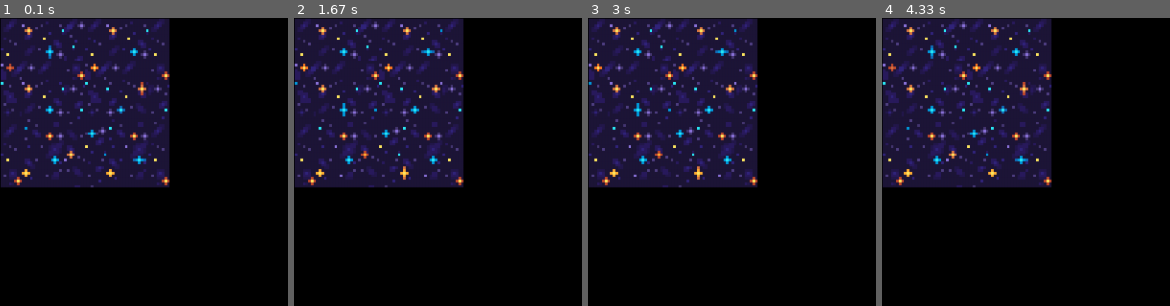
Above: before the commit, frames 1-4 (left to right).
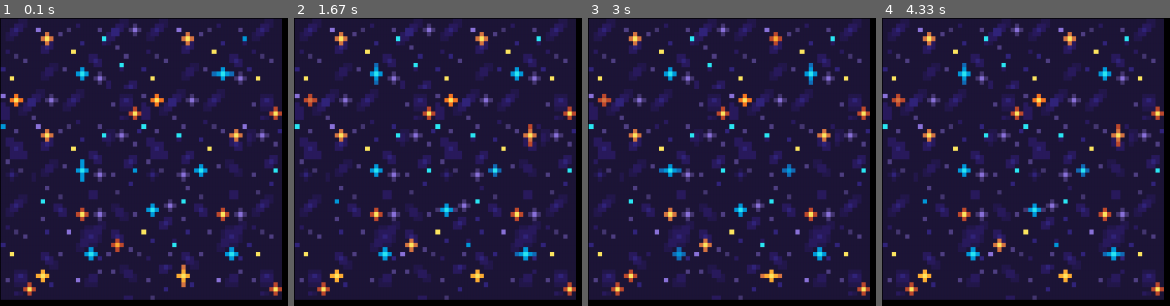
Above: after the commit, the same moments.

Repository: darsiov/pygames
Game: pygame game, started from first_game.py
Two runs of this game, one before a commit and one after it. Both use one fixed random seed, a clock stepped at 60 frames per second and the inputs below.
Inputs:
- Up to frame 1 (0.1 s): no input
- Up to frame 2 (1.67 s): no input
- Up to frame 3 (3 s): no input
- Up to frame 4 (4.33 s): no input

The runs differ from the first frame. In frame 1, 72% of the frame differs, in the area x 0-98%, y 0-98%; in frame 2, 72%; in frame 3, 72%; in frame 4, 72%.

Commit message:
Arreglado de bugs, animación del futuro fondo arreglada

Diff:
--- a/first_game.py
+++ b/first_game.py
@@ -22,19 +22,22 @@
             self.rect = self.image.get_rect()
             self.rect.center = (WIDTH/2, HEIGTH/2)
 
-            self.frames = 4
-            self.current_frame = 0
-            self.frame_width = 64
-            self.frame_heigth = 64
+            self.frames = 4 #Limite de frames
+            self.current_frame = 0 #Frame actual
+            self.frame_width = 64   #Ancho del frame
+            self.frame_heigth = 64  #Alto del frame
 
 
         def update(self, dt, window):
-            if self.current_frame >= self.frames-1:
+            if dt >= 0.35:
+                dt = 0.33
+            if self.current_frame >= self.frames - 1:
                 self.current_frame = 0
             else:
-                self.current_frame += 3*dt
-            print(int(self.current_frame)*self.frame_width)
-            self.image = pygame.transform.scale(self.spriteSheet.subsurface((int(self.current_frame)*self.frame_width,0,64,64)),(240,240))
+                self.current_frame += int(3*dt)
+                print(str(self.current_frame)+' Frame actual del sprite')
+
+            self.image = pygame.transform.scale(self.spriteSheet.subsurface((int(self.current_frame)*self.frame_width,0,64,64)),(400,400))
 
 
     wallpaper = Fondo()
@@ -43,7 +46,12 @@
 
     while True:
 
-        dt = clock.tick(30) /100
+        dt = clock.tick(30) /100 #Hz
+        window.fill((0, 0, 0))
+        group_sprites.update(dt, window)
+        group_sprites.draw(window)
+        print(str(dt) + ' Frames' )
+        pygame.display.flip()
 
         for event in pygame.event.get():
 
@@ -51,10 +59,8 @@
                 pygame.quit()
                 sys.exit()
 
-        window.fill((0, 0, 0))
-        group_sprites.update(dt, window)
-        group_sprites.draw(window)
-        pygame.display.flip()
+
+
 
 
 
